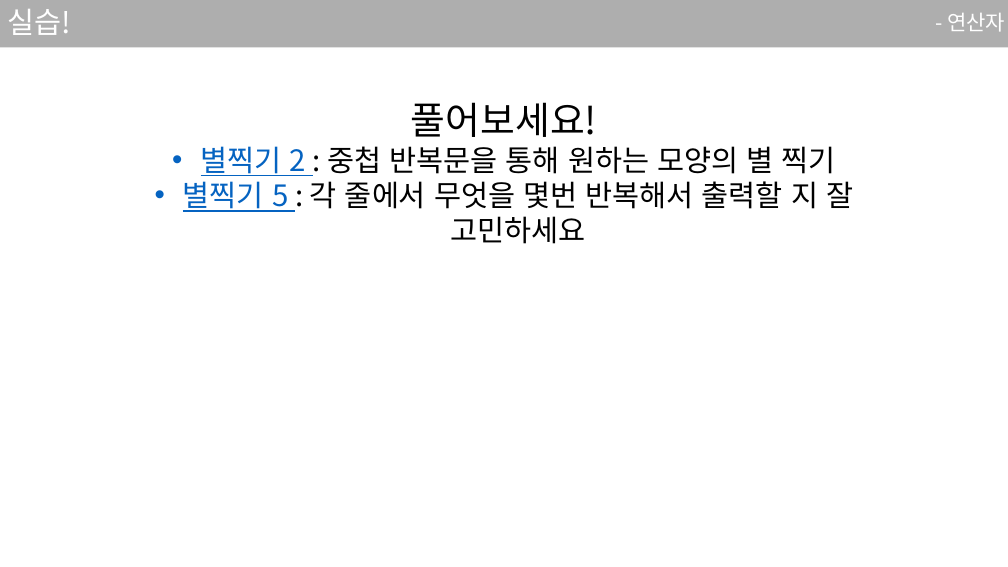
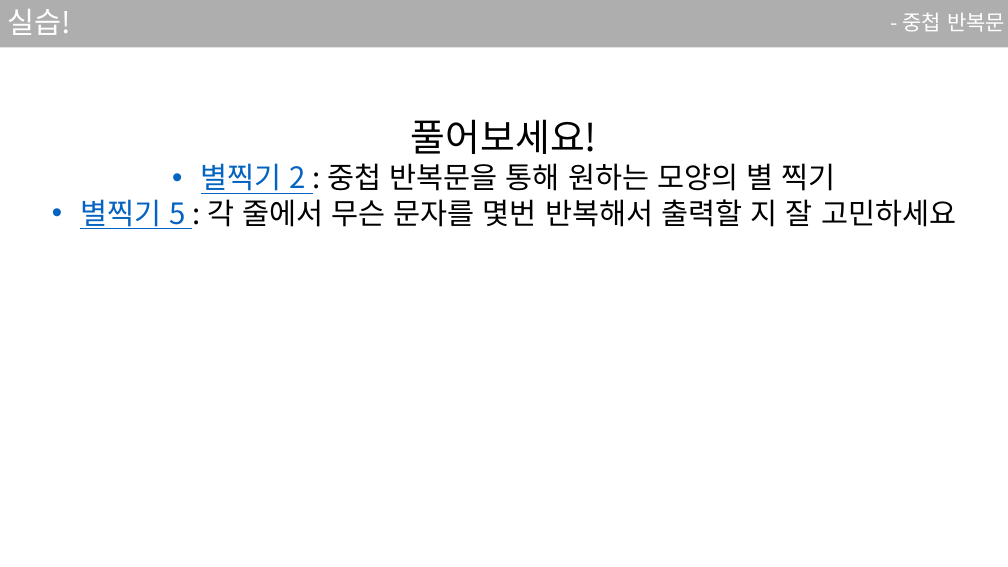
Before and after one commit to sjsjsj1246/EC_C_Language_Study, a slide deck: slide 20 of ppt/3강.pptx (slide 17 before the commit). Drawn at 1008x567 pixels with LibreOffice and Linux fonts; fonts in the diff are those of the drawing. Boxes give left, top, right and bottom in pixels: in the first picture for what was removed or moved away, otherwise in the second. Text is boxed around its words. In the diff, an @@ line names an element or a change of style, - is before the commit and + after.

```diff
--- a/ppt/3강.pptx
+++ b/ppt/3강.pptx
@@ text at [903,13,1005,32]: text changed @@
-- 연산자
+- 중첩 반복문
@@ text "풀어보세요!": place and size @@
-text "풀어보세요!" at [183,102,853,244]
+text "풀어보세요!" at [80,119,956,229]
@@ text at [80,199,956,229]: text changed @@
-• 별찍기 5 : 각 줄에서 무엇을 몇번 반복해서 출력할 지 잘 고민하세요
+• 별찍기 5 : 각 줄에서 무슨 문자를 몇번 반복해서 출력할 지 잘 고민하세요
```
Also in this commit, not shown: 8 other slides changed, 16 slides added, 2 slides removed, 2 other files.
